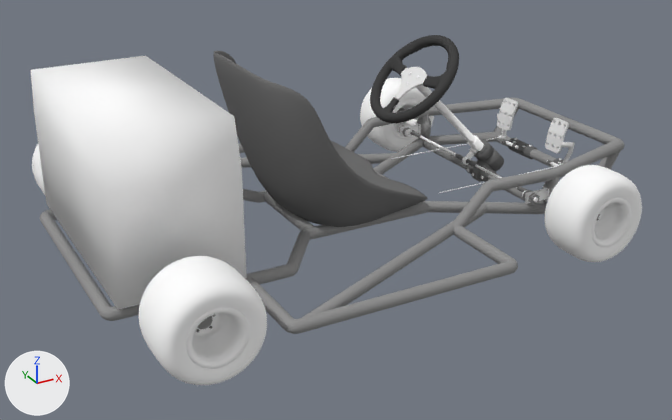
What one commit did to the Blender file Content/Models/kart_1.blend.
Before and after are seen from a 50 mm lens placed at (-87.6, -154.9, 81.9), pointed at (-4.5, -3.8, 6.3). The axes (+X, +Y, +Z) are drawn at lower left. The lights are the same throughout.

Script lines for the objects in view, before the commit:
```python
me_m_wheel_fl_001 = bpy.data.meshes.new('m_wheel_FL.001')
me_m_wheel_fl_001.from_pydata(...)  # 416 vertices, 384 faces; spans x -9.0..9.0, y -5.2..5.2, z -9.0..9.0
me_m_wheel_fl_001.polygons.foreach_set('use_smooth', [True] * 384)
me_m_wheel_fl_001.materials.append(mat_default)  # white #ffffff
me_vertexes = bpy.data.meshes.new('vertexes')
me_vertexes.from_pydata(...)  # 7068 vertices, 6371 faces; spans x -57.7..59.0, y -41.3..41.3, z 4.8..38.7
# faces by material slot: [680, 4429, 1262]
me_vertexes.materials.append(mat_default)  # white #ffffff
me_vertexes.materials.append(mat_m_frame)  # grey #949494
me_vertexes.materials.append(mat_chassis_steel)  # grey #707070
me_verts = bpy.data.meshes.new('verts')
me_verts.from_pydata(...)  # 416 vertices, 384 faces; spans x -9.0..9.0, y -5.2..5.2, z -9.0..9.0
me_verts.polygons.foreach_set('use_smooth', [True] * 384)
me_verts.materials.append(mat_default)  # white #ffffff
ob_body = bpy.data.objects.new('Body', me_vertexes)
ob_body.location = (0.0, 0.0, 0.0)
ob_m_wheel_fl = bpy.data.objects.new('m_wheel_FL', me_m_wheel_fl_001)
ob_m_wheel_fl.location = (34.6, 35.2, 9.4)
_m = ob_m_wheel_fl.modifiers.new('Subsurf', 'SUBSURF')
ob_m_wheel_fr = bpy.data.objects.new('m_wheel_FR', me_verts)
ob_m_wheel_fr.location = (34.6, -35.2, 9.4)
_m = ob_m_wheel_fr.modifiers.new('Subsurf', 'SUBSURF')
# also in view: 'm_wheel_RR' at (-45.8, -36.7, 9.4); 'm_wheel_hub_RR' at (-45.8, -36.7, 9.4); 'm_steering_assembly' at (23.0, 0.0, 22.6); 'm_wheel_hub_FR' at (34.6, -35.2, 9.4); 'm_pedal_R' at (48.4, -9.3, 12.8)
```
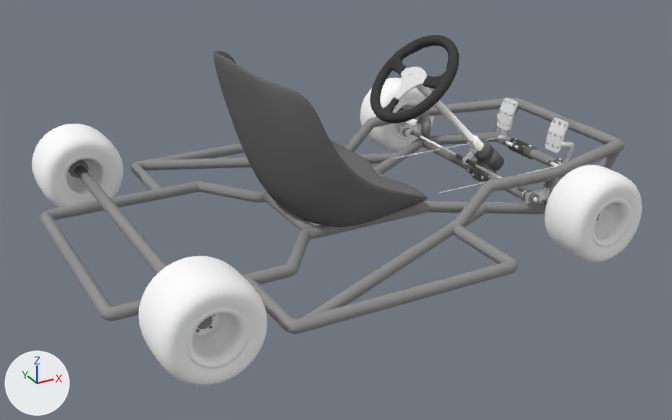
Where the change shows, as pixel boxes [x1, y1, x2, y2] in the pictures (672 x 420 px):
'Body', reshaped: before [31, 51, 624, 334]; after [40, 51, 624, 334]
part 1 of me_vertexes, deleted: before [31, 55, 247, 310]
'm_wheel_RL', unchanged, uncovered by the edit: before [32, 144, 45, 195]; after [32, 124, 123, 208]
'm_wheel_hub_RL', unchanged, uncovered by the edit: after [62, 155, 109, 199]

What changed in the scene script:
```text
Change me_vertexes:
    where me_vertexes.from_pydata(...)  # 7068 vertices, 6371 faces; spans x -57.7..59.0, y -41.3..41.3, z 4.8..38.7
    used by ob_body; location = (0.0, 0.0, 0.0)
    me_vertexes part 1: the loose piece of 18 vertices spanning x -55.5..-33.2, y -24.4..24.4, z 7.6..35.8 is deleted
```
